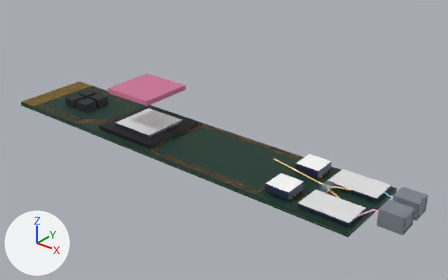
Before and after pictures for a commit that changed the glTF model tools/blender/references/coherent-internals.glb.
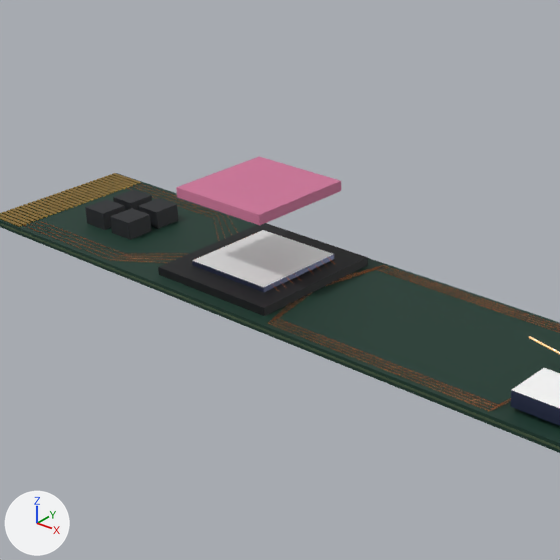
Each version appears first whole from a camera (50 mm lens) standing at (0.0863, -0.0971, 0.0773) and looking at (0.0072, 0.0018, 0.016), and next in a close-up on the part from 6% to 64% of the width and 0% to 94% of the height. Every picture has the same lights, and +X, +Y and +Z are marked at lower left. The older version's two pictures come first. Where no turn or scale is listed for an object, it has been applied to the vertices.

In view in the first close-up: 'REFERENCE_coherent-internals_0000', 'REFERENCE_coherent-internals_0004', 'REFERENCE_coherent-internals_0005', 'REFERENCE_coherent-internals_0006', 'REFERENCE_coherent-internals_0007', 'REFERENCE_coherent-internals_0008', 'REFERENCE_coherent-internals_0011', 'REFERENCE_coherent-internals_0012', 'REFERENCE_coherent-internals_0013' and 1 more.
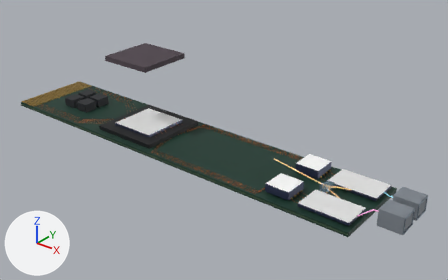
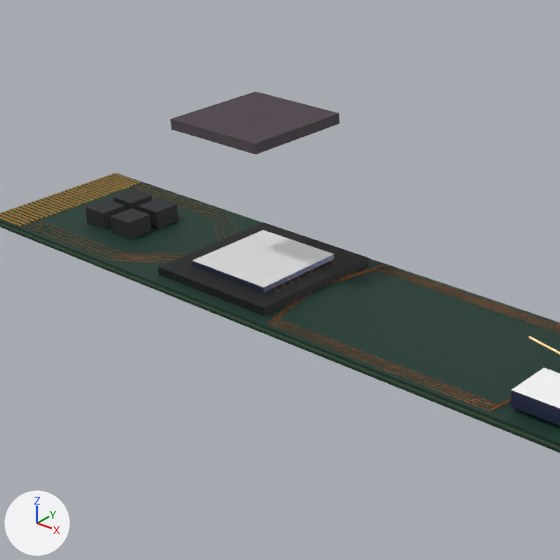
What differs and where, as boxes (x1, y1, x2, y2) in the close-ups (560 x 560 px):
```json
{"object": "REFERENCE_coherent-internals_0005", "change": "recoloured, moved", "before": [176, 156, 341, 225], "after": [170, 91, 340, 155]}
```

Edits to the scene script, one JSON object a line:
```json
{"op": "set", "path": "mat_physical_5.base_color", "old": "(0.687, 0.195, 0.352)", "new": "(0.0742, 0.0513, 0.0666)", "note": "pink #d87aa0 -> dark grey #4d4049"}
{"op": "set", "path": "ob_reference_coherent_internals_0005.location", "old": "(-0.0149, 0.0, 0.0235)", "new": "(-0.0149, 0.0, 0.0314)"}
```
